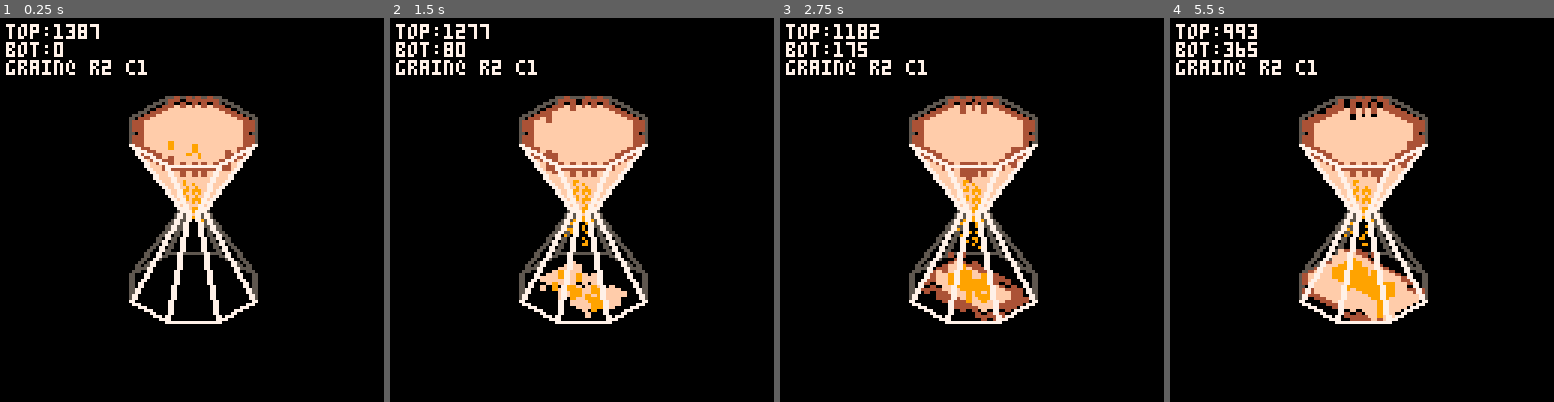
Above: before the commit, frames 1-4 (left to right).
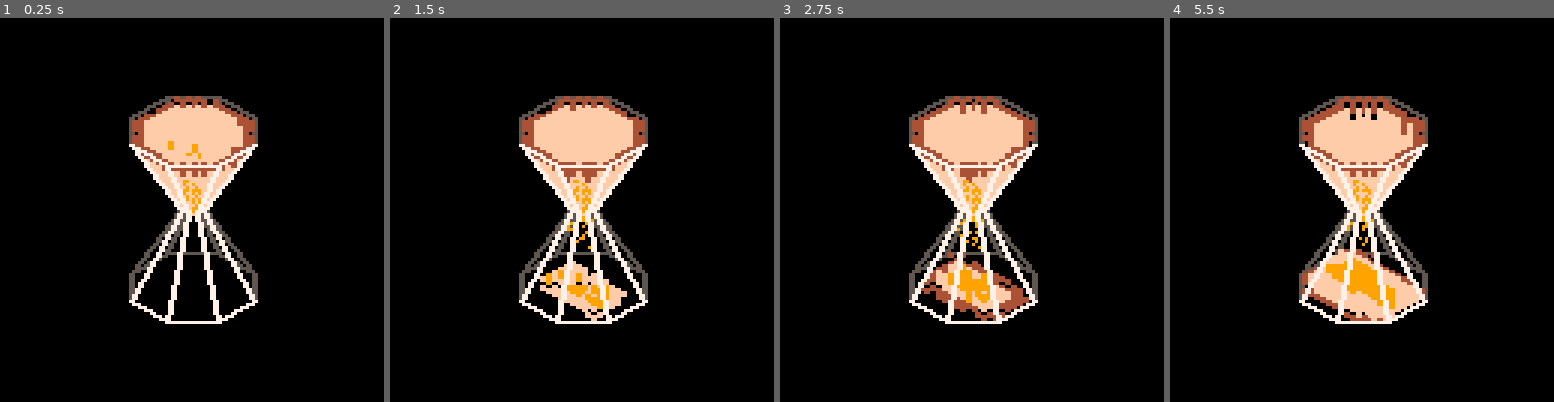
Above: after the commit, the same moments.

Repository: FantasiaDesign/Pico8-Hourglass
Game: PICO-8 cartridge hourglass.p8
The game is run twice, just before and just after one commit, with the same random seed, the same clock (stepped at 60 frames per second) and the same inputs.
Inputs:
- Up to frame 1 (0.25 s): no input
- Up to frame 2 (1.5 s): tap X (X key) at 0.33, 1.07 s
- Up to frame 3 (2.75 s): tap X (X key) at 1.85 s
- Up to frame 4 (5.5 s): tap X (X key) at 2.97, 4.08, 5.2 s

The runs differ from the first frame. In frame 1, 1.5% of the frame differs, in the area x 1-64%, y 1-54%; in frame 2, 2.0%, in the area x 1-64%, y 1-79%; in frame 3, 1.4%; in frame 4, 2.0%.

Commit message:
Phase 3 complete: rotation, preparation for final version

Diff:
--- a/hourglass.p8
+++ b/hourglass.p8
@@ -27,7 +27,11 @@
 grain_row_step = 1.5
 grain_grid = {}
 
-rotation_duration = 45  -- 1.5s flip (phase 3)
+rotation_duration = 20  -- 0.67s flip (phase 3); tune by eye alongside the
+                        -- topple_pass_rotated iteration count in _update --
+                        -- a faster sweep needs more iterations/frame to
+                        -- keep the pile visually caught up, not just a
+                        -- shorter timer
 
 max_h = {}
 heights_top = {}
@@ -35,10 +39,12 @@
 frame_count = 0
 scan_lr = true
 grain_timer = 0
-debug_mode = true  -- set true to show the mass/grain debug overlay
+debug_mode = false  -- set true to show the mass/grain debug overlay
 top_fill_ratio = 0.85  -- put near the other tunables at the top of the file
 peak_top_smooth = 0
 peak_bottom_smooth = 0
+is_rotating = false
+rotation_timer = 0
 function _init()
  for x=1,grid_w do
   heights_top[x] = {}
@@ -93,26 +99,32 @@
  line(ax+1,ay,bx+1,by,col)
 end
 
-function draw_ring(pts,col)
+function draw_ring(pts,col,theta)
+ theta = theta or 0
  for i=1,#pts do
   local a = pts[i]
   local b = pts[i%#pts+1]
-  local ax,ay = iso_project(a[1],a[2],a[3])
-  local bx,by = iso_project(b[1],b[2],b[3])
-  line(ax,ay,bx,by,col)
- end
-end
-
-function draw_ring_depth(pts,col_front,col_back,pass)
+  local ay,az = rotate_x(a[2],a[3],theta)
+  local by,bz = rotate_x(b[2],b[3],theta)
+  local ax,ay2 = iso_project(a[1],ay,az)
+  local bx,by2 = iso_project(b[1],by,bz)
+  line(ax,ay2,bx,by2,col)
+ end
+end
+
+function draw_ring_depth(pts,col_front,col_back,pass,theta)
+ theta = theta or 0
  for i=1,#pts do
   local a = pts[i]
   local b = pts[i%#pts+1]
-  local is_front = (a[1]+a[3]+b[1]+b[3])/2 > 0
+  local ay,az = rotate_x(a[2],a[3],theta)
+  local by,bz = rotate_x(b[2],b[3],theta)
+  local is_front = (a[1]+az+b[1]+bz)/2 > 0
   if (pass=="front" and is_front) or (pass=="back" and not is_front) then
-   local ax,ay = iso_project(a[1],a[2],a[3])
-   local bx,by = iso_project(b[1],b[2],b[3])
+   local ax,ay2 = iso_project(a[1],ay,az)
+   local bx,by2 = iso_project(b[1],by,bz)
    local c = is_front and col_front or col_back
-   draw_thick_line(ax,ay,bx,by,c)
+   draw_thick_line(ax,ay2,bx,by2,c)
   end
  end
 end
@@ -127,37 +139,49 @@
  end
 end
 
-function draw_struts_depth(pts_a,pts_b,col_front,col_back,pass)
+function draw_struts_depth(pts_a,pts_b,col_front,col_back,pass,theta)
+ theta = theta or 0
  for i=1,#pts_a do
   local a = pts_a[i]
   local b = pts_b[i]
-  local is_front = false
-  for _,fi in pairs(front_struts) do
-   if fi==i then is_front=true end
+  local is_front
+  if theta==0 then
+   is_front = false
+   for _,fi in pairs(front_struts) do
+    if fi==i then is_front=true end
+   end
+  else
+   local _,az = rotate_x(a[2],a[3],theta)
+   local _,bz = rotate_x(b[2],b[3],theta)
+   is_front = (a[1]+az+b[1]+bz)/2 > 0
   end
   if (pass=="front" and is_front) or (pass=="back" and not is_front) then
-   local ax,ay = iso_project(a[1],a[2],a[3])
-   local bx,by = iso_project(b[1],b[2],b[3])
+   local ay,az = rotate_x(a[2],a[3],theta)
+   local by,bz = rotate_x(b[2],b[3],theta)
+   local ax,ay2 = iso_project(a[1],ay,az)
+   local bx,by2 = iso_project(b[1],by,bz)
    local c = is_front and col_front or col_back
-   draw_thick_line(ax,ay,bx,by,c)
-  end
- end
-end
-
-
-function draw_hourglass_back()
- draw_ring_depth(top_rim,7,5,"back")
- draw_struts_depth(top_rim,neck,7,5,"back")
- draw_ring(neck,7)
- draw_struts_depth(neck,bot_rim,7,5,"back")
- draw_ring_depth(bot_rim,7,5,"back")
-end
-
-function draw_hourglass_front()
- draw_ring_depth(top_rim,7,5,"front")
- draw_struts_depth(top_rim,neck,7,5,"front")
- draw_struts_depth(neck,bot_rim,7,5,"front")
- draw_ring_depth(bot_rim,7,5,"front")
+   draw_thick_line(ax,ay2,bx,by2,c)
+  end
+ end
+end
+
+
+function draw_hourglass_back(theta)
+ theta = theta or 0
+ draw_ring_depth(top_rim,7,5,"back",theta)
+ draw_struts_depth(top_rim,neck,7,5,"back",theta)
+ draw_ring(neck,7,theta)
+ draw_struts_depth(neck,bot_rim,7,5,"back",theta)
+ draw_ring_depth(bot_rim,7,5,"back",theta)
+end
+
+function draw_hourglass_front(theta)
+ theta = theta or 0
+ draw_ring_depth(top_rim,7,5,"front",theta)
+ draw_struts_depth(top_rim,neck,7,5,"front",theta)
+ draw_struts_depth(neck,bot_rim,7,5,"front",theta)
+ draw_ring_depth(bot_rim,7,5,"front",theta)
 end
 
 -- maps a heightmap grid cell to local x,z footprint coords,
@@ -205,18 +229,22 @@
 -- base_y is the local-y datum the column is anchored to.
 -- dir=1 grows the column upward from base_y (resting on a floor);
 -- dir=-1 grows it downward from base_y (hanging from the rim)
-function draw_iso_column(lx,lz,base_y,height,col,dir)
+function draw_iso_column(lx,lz,base_y,height,col,dir,theta)
  if height<=0 then return end
  dir = dir or 1
- local sx,sy_a = iso_project(lx,base_y,lz)
- local _,sy_b = iso_project(lx,base_y+height*dir,lz)
- line(sx,sy_a,sx,sy_b,col)
- line(sx+1,sy_a,sx+1,sy_b,col)
+ theta = theta or 0
+ local ay,az = rotate_x(base_y,lz,theta)
+ local by,bz = rotate_x(base_y+height*dir,lz,theta)
+ local ax,ay2 = iso_project(lx,ay,az)
+ local bx,by2 = iso_project(lx,by,bz)
+ line(ax,ay2,bx,by2,col)
+ line(ax+1,ay2,bx+1,by2,col)
 end
 
 -- draws every column of a heightmap back-to-front (far first, near last)
 -- so nearer/taller columns correctly occlude those behind.
-function draw_heightmap(heights,base_y,dir)
+function draw_heightmap(heights,base_y,dir,theta)
+ theta = theta or 0
  local peak = 0
  for x=1,grid_w do
   for y=1,grid_h do
@@ -227,7 +255,13 @@
   peak_bottom_smooth = peak
  end
  if peak_bottom_smooth<=0 then return end
- for s=0,grid_w+grid_h-2 do
+ local s_start,s_end,s_step
+ if cos(theta)>=0 then
+  s_start,s_end,s_step = 0,grid_w+grid_h-2,1
+ else
+  s_start,s_end,s_step = grid_w+grid_h-2,0,-1
+ end
+ for s=s_start,s_end,s_step do
   for gx=1,grid_w do
    local gy = s-gx+2
    if gy>=1 and gy<=grid_h then
@@ -236,7 +270,7 @@
      local lx,lz = grid_to_local(gx,gy,rim_r)
      local ratio = h/peak_bottom_smooth
      local c = ratio>0.66 and 9 or (ratio>0.33 and 15 or 4)
-     draw_iso_column(lx,lz,base_y,h,c,dir)
+     draw_iso_column(lx,lz,base_y,h,c,dir,theta)
     end
    end
   end
@@ -295,6 +329,50 @@
         heights[x][y] -= 1
         heights[nx][ny] += 1
         h -= 1
+       end
+      end
+     end
+    end
+   end
+   ::continue::
+  end
+ end
+end
+
+-- like topple_pass, but "downhill" is judged by each column's projected
+-- world-space height under the live rotation angle theta, instead of raw
+-- heights[x][y]. reuses rotate_x directly: the world-height of a column
+-- resting on the fixed bottom floor (bot_rim_y) with fill h is just the
+-- rotated y-component of the point (bot_rim_y+h, lz). max_h containment
+-- is untouched -- it's valid at any theta since the whole assembly
+-- (glass + sand) rotates rigidly together.
+function topple_pass_rotated(heights,theta)
+ -- theta is constant for the whole call (and across every iteration
+ -- this frame), so cos/sin only need computing once here, not inside
+ -- the neighbor loop. only the rotated y (world-height) is ever used,
+ -- so this skips rotate_x's unused z' computation too -- rotate_x(y,z,t)
+ -- would otherwise get called up to 8x per cell per pass, most of it
+ -- redundant trig work pico-8's per-frame budget can't absorb.
+ local ct,st = cos(theta),sin(theta)
+ for x=1,grid_w do
+  for y=1,grid_h do
+   if max_h[x][y]==0 then goto continue end
+   local h = heights[x][y]
+   local lx,lz = grid_to_local(x,y,rim_r)
+   local wh = (bot_rim_y+h)*ct - lz*st
+   for dx=-1,1 do
+    for dy=-1,1 do
+     if not (dx==0 and dy==0) and h>0 then
+      local nx,ny = x+dx,y+dy
+      if nx>=1 and nx<=grid_w and ny>=1 and ny<=grid_h then
+       local nh = heights[nx][ny]
+       local _,nlz = grid_to_local(nx,ny,rim_r)
+       local nwh = (bot_rim_y+nh)*ct - nlz*st
+       if nwh<wh-repose_threshold and nh+1<=max_h[nx][ny] then
+        heights[x][y] -= 1
+        heights[nx][ny] += 1
+        h -= 1
+        wh = (bot_rim_y+h)*ct - lz*st
        end
       end
      end
@@ -504,10 +582,42 @@
     if max_h[hx][hy]>0 and heights_bottom[hx][hy]<max_h[hx][hy] then
      grain_grid[r][c] = false
      heights_bottom[hx][hy] += 1
+    else
+     -- mapped cell is already at capacity (common near the neck at the
+     -- tail end of a drain) -- fall back to any cell with room so this
+     -- always actually clears the grain. leaving it stuck here would
+     -- freeze it in grain_grid for the whole rotation, rendered at a
+     -- fixed unrotated screen position by draw_grain_grid while the
+     -- glass rotates around it -- exactly the "sand falling out" bug.
+     for x=1,grid_w do
+      for y=1,grid_h do
+       if max_h[x][y]>0 and heights_bottom[x][y]<max_h[x][y] then
+        grain_grid[r][c] = false
+        heights_bottom[x][y] += 1
+        goto placed
+       end
+      end
+     end
+     ::placed::
     end
    end
   end
  end
+end
+
+-- true once heights_top is fully empty. any grains still mid-flight are
+-- resolved instantly via flush_grains_to_heightmap() at the moment the
+-- flip triggers (see _update), rather than waiting several more frames
+-- for the last grain to finish its animated fall -- that wait was an
+-- awkward, barely-visible pause between the top bulb looking empty and
+-- the flip actually starting
+function is_drained()
+ for x=1,grid_w do
+  for y=1,grid_h do
+   if heights_top[x][y]>0 then return false end
+  end
+ end
+ return true
 end
 
 function draw_grain_grid()
@@ -545,23 +655,50 @@
 
 function _update()
  frame_count += 1
- topple_pass(heights_top,0,1)
- for i=1,4 do
-  topple_pass(heights_bottom,0,9)
- end
- spawn_grain()
- for i=1,1 do
-  update_grain_grid(0,9)
+ if is_rotating then
+  rotation_timer += 1
+  local theta = (rotation_timer/rotation_duration)*0.5
+  for i=1,6 do
+   topple_pass_rotated(heights_bottom,theta)
+  end
+  if rotation_timer>=rotation_duration then
+   heights_top, heights_bottom = heights_bottom, heights_top
+   local new_peak = 0
+   for x=1,grid_w do
+    for y=1,grid_h do
+     if heights_top[x][y]>new_peak then new_peak=heights_top[x][y] end
+    end
+   end
+   peak_top_smooth = new_peak
+   peak_bottom_smooth = 0
+   is_rotating = false
+   rotation_timer = 0
+  end
+ else
+  topple_pass(heights_top,0,1)
+  for i=1,4 do
+   topple_pass(heights_bottom,0,9)
+  end
+  spawn_grain()
+  for i=1,1 do
+   update_grain_grid(0,9)
+  end
+  if is_drained() or (debug_mode and btnp(5)) then
+   flush_grains_to_heightmap()
+   is_rotating = true
+   rotation_timer = 0
+  end
  end
 end
 
 function _draw()
  cls(0)
- draw_hourglass_back()
- draw_heightmap(heights_bottom,bot_rim_y,1)
+ local theta = is_rotating and (rotation_timer/rotation_duration)*0.5 or 0
+ draw_hourglass_back(theta)
+ draw_heightmap(heights_bottom,bot_rim_y,1,theta)
  draw_heightmap_top(heights_top)
  draw_grain_grid()
- draw_hourglass_front()
+ draw_hourglass_front(theta)
 
  if debug_mode then
   draw_debug_overlay()
@@ -592,6 +729,7 @@
   if stuck_r>-1 then break end
  end
  print("grain@ r"..stuck_r.." c"..stuck_c,2,14,7)
+ print("rot:"..(is_rotating and "true" or "false").." t:"..rotation_timer,2,20,7)
 end
 
 __gfx__
